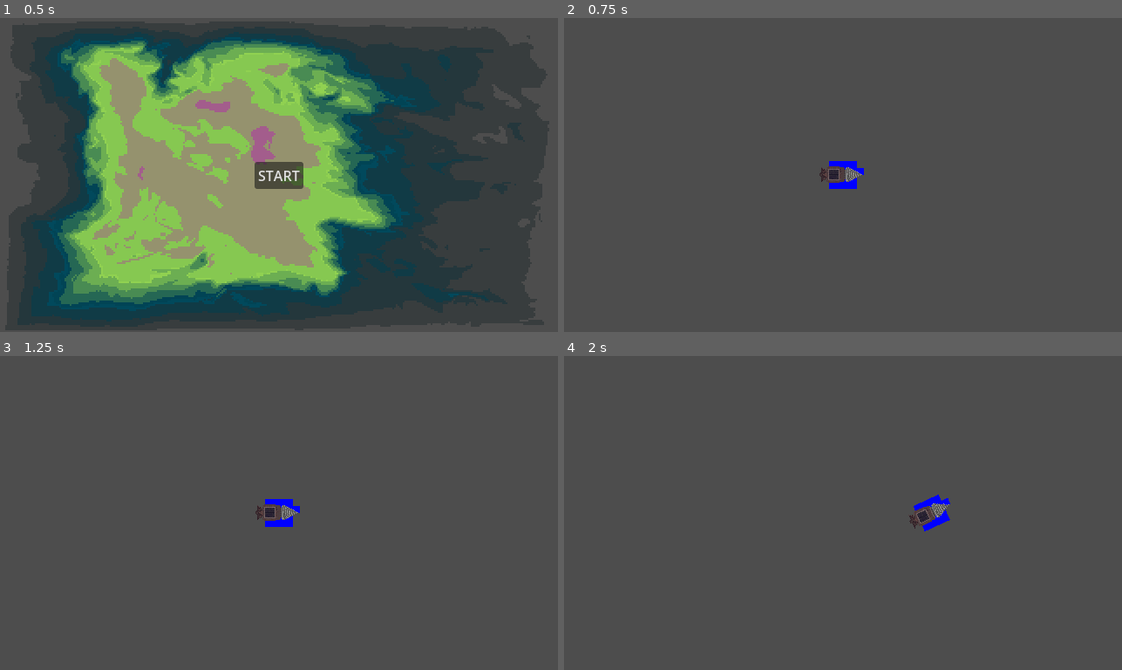
Above: before the commit, frames 1-4 (two rows, left to right).
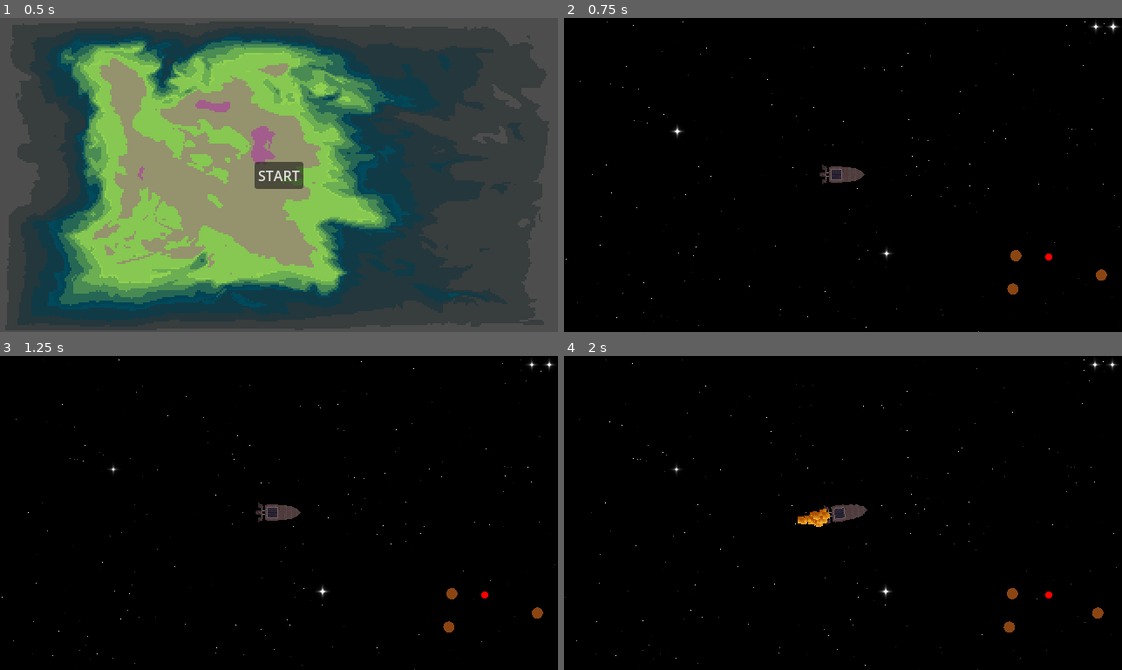
Above: after the commit, the same moments.

Repository: liamhendricks/godot-wild-jam-93
Game: Godot game, scene res://ui/StartMenu.tscn
Two runs of this game, one before a commit and one after it. Both use one fixed random seed, a clock stepped at 60 frames per second and the inputs below.
Inputs (mouse positions are in pixels of both pictures, inside the frame that each line leads up to):
- Up to frame 1 (0.5 s): no input
- Up to frame 2 (0.75 s): click "START" at 0.5 s
- Up to frame 3 (1.25 s): no input
- Up to frame 4 (2 s): move the mouse to (965, 497) at 1.27 s; hold D (right) from 1.28 s (still down); tap F (drill_transition) at 1.35 s; tap Space (drilling) at 1.55 s

Frame 1 is identical in both runs. In frame 2, 100% of the frame differs, in the area x 0-100%, y 0-100%; in frame 3, 100%; in frame 4, 100%.
Error before the commit: Parse Error: Could not find type "MotherShipEye" in the current scope. (res://main.gd:7)

Commit message:
audio

Diff:
--- /dev/null
+++ b/godot-wild-jam-93/autoload/AudioManager.gd
@@ -0,0 +1,63 @@
+extends Node
+
+var audio_stream_player : AudioStreamPlayer
+var audio_stream_player2 : AudioStreamPlayer
+var audio_stream_player_ui : AudioStreamPlayer
+
+var players : Array[AudioStreamPlayer]
+
+var audio : Dictionary = {
+	"pickup1": load("res://assets/audio/pickup2.wav"),
+	"engine1": load("res://assets/audio/engine1.wav"),
+	"drill1": load("res://assets/audio/drill1.wav"),
+	"explosion1": load("res://assets/audio/explosion1.wav"),
+}
+
+func _ready() -> void:
+	audio_stream_player = AudioStreamPlayer.new()
+	audio_stream_player2 = AudioStreamPlayer.new()
+	audio_stream_player_ui = AudioStreamPlayer.new()
+	audio_stream_player_ui.volume_db = -2.0
+	add_child(audio_stream_player)
+	add_child(audio_stream_player2)
+	add_child(audio_stream_player_ui)
+	players.append(audio_stream_player_ui)
+	players.append(audio_stream_player)
+	players.append(audio_stream_player2)
+	SignalBus.resource_gathered.connect(_on_resource_gathered)
+	SignalBus.asteroid_split.connect(_on_asteroid_split)
+
+func play_audio(key : String, i : int = 0) -> void:
+	if key not in audio || i >= len(players):
+		return
+
+	var stream = audio[key]
+	var player := players[i]
+	if player.stream == stream:
+		if !player.is_playing():
+			player.play()
+		return
+
+	player.stream = stream
+	player.play()
+
+func stop_audio(key : String, i : int = 0) -> void:
+	if key not in audio || i >= len(players):
+		return
+
+	var stream = audio[key]
+	var player := players[i]
+	if player.stream != stream:
+		return
+
+	player.stop()
+
+func _on_resource_gathered(_data : ResourceData) -> void:
+	audio_stream_player_ui.stop()
+	audio_stream_player_ui.stream = audio["pickup1"]
+	audio_stream_player_ui.play()
+
+func _on_asteroid_split(_at : Vector2) -> void:
+	audio_stream_player_ui.stop()
+	audio_stream_player_ui.stream = audio["explosion1"]
+	audio_stream_player_ui.play()
--- a/godot-wild-jam-93/autoload/GameManager.gd
+++ b/godot-wild-jam-93/autoload/GameManager.gd
@@ -1,6 +1,6 @@
 extends Node
 
-
+enum RESOURCE_TYPES {ORE}
 
 var rng : RandomNumberGenerator
 
--- a/godot-wild-jam-93/autoload/LogManager.gd
+++ b/godot-wild-jam-93/autoload/LogManager.gd
@@ -2,6 +2,7 @@
 
 func _ready() -> void:
 	SignalBus.state_transition.connect(_signal_log.bind(SignalBus.state_transition.get_name()))
+	SignalBus.resource_gathered.connect(_signal_log.bind(SignalBus.resource_gathered.get_name()))
 
 func _signal_log(...args) -> void:
 	if len(args) == 0:
--- a/godot-wild-jam-93/autoload/SignalBus.gd
+++ b/godot-wild-jam-93/autoload/SignalBus.gd
@@ -4,3 +4,5 @@
 signal drill_stopped()
 signal state_transition(from: State, to: State)
 signal asteroid_split(at: Vector2)
+signal bounty_delivered(data: ResourceData)
+signal resource_gathered(data: ResourceData);
--- a/godot-wild-jam-93/components/MovementComponent.gd
+++ b/godot-wild-jam-93/components/MovementComponent.gd
@@ -18,9 +18,12 @@
 
 	if dir == Vector2.ZERO:
 		body_to_move.velocity = body_to_move.velocity.move_toward(Vector2.ZERO, delta * drag)
+		AudioManager.stop_audio("engine1", 1)
 	else:
 		body_to_move.velocity = body_to_move.velocity.move_toward(velocity, delta * acceleration)
+		AudioManager.play_audio("engine1", 1)
 
+	print(body_to_move.velocity)
 	body_to_move.move_and_slide()
 
 func _process(_delta: float) -> void:
--- a/godot-wild-jam-93/components/state/Burst.gd
+++ b/godot-wild-jam-93/components/state/Burst.gd
@@ -2,8 +2,8 @@
 class_name BurstState
 
 @export var burst_accel_multiplier : float = 4.0
-@export var burst_time : float = 2.0
-@export var area_threshold : float = 1500.0
+@export var burst_time : float = 0.5
+@export var area_threshold : float = 1800.0
 
 var asteroid_scene : PackedScene = load("res://entities/Asteroid.tscn")
 var ore_scene : PackedScene = load("res://entities/Ore.tscn")
@@ -15,6 +15,8 @@
 	pass
 
 func enter(data : Dictionary = {}) -> void:
+	player.animation.stop()
+	player.animation.play("hull_transition")
 	player.movement_component.acceleration *= burst_accel_multiplier
 	if "asteroid" not in data:
 		machine.transition("fly")
--- a/godot-wild-jam-93/components/state/Drill.gd
+++ b/godot-wild-jam-93/components/state/Drill.gd
@@ -31,6 +31,12 @@
 		machine.transition("burst", {"asteroid": asteroid})
 		return
 
+	if player.animation.is_playing():
+		return
+
+	if player.animation.animation != "drill_mode":
+		player.animation.play("drill_mode")
+
 func physics_process(_delta : float) -> void:
 	if !player.raycast.is_colliding():
 		machine.transition("fly")
@@ -41,6 +47,10 @@
 		enter()
 
 func enter(_data : Dictionary = {}) -> void:
+	AudioManager.play_audio("drill1", 2)
+
+	player.animation.stop()
+	player.animation.play("drill_transition")
 	_set_asteroid()
 	var velocity := player.raycast.target_position.normalized() * INITIAL_VELOCITY_MODIFIER
 	player.velocity = velocity
@@ -52,6 +62,7 @@
 	player.movement_component.drag = drill_drag
 
 func exit() -> void:
+	AudioManager.stop_audio("drill1", 2)
 	asteroid = null
 	drill_particles.particles.emitting = false
 	player.movement_component.speed = speed_tmp
--- a/godot-wild-jam-93/components/state/Fly.gd
+++ b/godot-wild-jam-93/components/state/Fly.gd
@@ -10,7 +10,9 @@
 		return
 
 func enter(_data : Dictionary = {}) -> void:
-	pass
+	if player.animation.animation == "drilling" || player.animation.animation == "drill_transition":
+		player.animation.stop()
+		player.animation.play("hull_transition")
 
 func exit() -> void:
 	pass
--- a/godot-wild-jam-93/data/ResourceData.gd
+++ b/godot-wild-jam-93/data/ResourceData.gd
@@ -1,8 +1,6 @@
 extends Resource
 class_name ResourceData
 
-enum RESOURCE_TYPES {ORE}
-
-@export var resource_type : RESOURCE_TYPES = RESOURCE_TYPES.ORE
+@export var resource_type : GameManager.RESOURCE_TYPES = GameManager.RESOURCE_TYPES.ORE
 @export var resource_amount : int = 0
 @export var resource_level : int = 0
--- /dev/null
+++ b/godot-wild-jam-93/data/resources/ore_data.tres
@@ -0,0 +1,9 @@
+[gd_resource type="Resource" script_class="ResourceData" format=3 uid="uid://cmmars863656f"]
+
+[ext_resource type="Script" uid="uid://h6yqckn4ona" path="res://data/ResourceData.gd" id="1_880yr"]
+
+[resource]
+resource_local_to_scene = true
+script = ExtResource("1_880yr")
+resource_amount = 1
+metadata/_custom_type_script = "uid://h6yqckn4ona"
--- a/godot-wild-jam-93/effects/SpaceBackground.gd
+++ b/godot-wild-jam-93/effects/SpaceBackground.gd
@@ -1,15 +1,21 @@
 extends TextureRect
 class_name SpaceBackground
 
+@export var scroll_strength : float = 1.0
+
+var scroll_offset : Vector2
 var player : Player
 
 func init(_player : Player) -> void:
 	player = _player
 
-func _process(_delta: float) -> void:
+func _process(delta: float) -> void:
 	material.set_shader_parameter(
 		"mouse",
 		player.position * 0.0001
 	)
 
 	position = player.position - (get_viewport_rect().size * 1.5) / 2
+
+	scroll_offset += player.velocity * delta * scroll_strength
+	material.set_shader_parameter("offset", scroll_offset)
--- a/godot-wild-jam-93/effects/SpaceBackground.tscn
+++ b/godot-wild-jam-93/effects/SpaceBackground.tscn
@@ -3,45 +3,20 @@
 [ext_resource type="Shader" uid="uid://82webpe21doi" path="res://effects/space.gdshader" id="1_kn61s"]
 [ext_resource type="Script" uid="uid://b0pjlrislst84" path="res://effects/SpaceBackground.gd" id="2_a3ae4"]
 
-[sub_resource type="Gradient" id="Gradient_kn61s"]
-colors = PackedColorArray(0.8445635, 0.79123443, 7.70092e-07, 1, 1, 1, 0.89411765, 1)
-
-[sub_resource type="GradientTexture2D" id="GradientTexture2D_a3ae4"]
-gradient = SubResource("Gradient_kn61s")
-width = 16
-height = 16
-
-[sub_resource type="Gradient" id="Gradient_elcdj"]
-colors = PackedColorArray(0.44705883, 0.5647059, 0, 1, 1, 1, 0.56078434, 1)
-
-[sub_resource type="GradientTexture2D" id="GradientTexture2D_ysy7t"]
-gradient = SubResource("Gradient_elcdj")
-width = 16
-height = 16
-
 [sub_resource type="ShaderMaterial" id="ShaderMaterial_a3ae4"]
 shader = ExtResource("1_kn61s")
-shader_parameter/gradientA = SubResource("GradientTexture2D_a3ae4")
-shader_parameter/horizontalMovement = 7.450599959213379e-08
-shader_parameter/verticalMovement = 7.450599959213379e-08
-shader_parameter/frequencyStar = 0.00999999977648
-shader_parameter/sizeStar = 30.0
-shader_parameter/brightnessStar = 2.0
-shader_parameter/shineFrequencyStar = 1.0
-shader_parameter/transparencyStar = 0.0
-shader_parameter/starIterations = 2
-shader_parameter/gradientB = SubResource("GradientTexture2D_ysy7t")
-shader_parameter/frequencyBgStar = 0.99599999026407
-shader_parameter/shineFrequencyBgStar = 1.0
-shader_parameter/transparencyBgStar = 0.499999988824
-shader_parameter/colorBackground = Color(0.031699046, 0.02390131, 0.15249223, 1)
-shader_parameter/transparencyBackground = 0.0
-shader_parameter/seed = 26.0
+shader_parameter/bg_color = Color(0, 0, 0, 1)
+shader_parameter/offset = Vector2(0, 0)
+shader_parameter/bigStarSlow = 2.0
+shader_parameter/mediumStarSlow = 6.0
+shader_parameter/smallStarSlow = 8.0
+shader_parameter/smallStarAmount = 0.002
+shader_parameter/mediumStarAmount = 0.01
+shader_parameter/bigStarAmount = 0.02
 
 [sub_resource type="CanvasTexture" id="CanvasTexture_kn61s"]
 
 [node name="SpaceBackground" type="TextureRect" unique_id=1323940814]
-visible = false
 z_index = -4096
 material = SubResource("ShaderMaterial_a3ae4")
 anchors_preset = 15
@@ -52,3 +27,4 @@
 mouse_filter = 2
 texture = SubResource("CanvasTexture_kn61s")
 script = ExtResource("2_a3ae4")
+scroll_strength = 0.1
--- a/godot-wild-jam-93/effects/space.gdshader
+++ b/godot-wild-jam-93/effects/space.gdshader
@@ -1,67 +1,59 @@
 shader_type canvas_item;
 
-group_uniforms MainStars;
-//Main star adjustments: Color, movement direction, shine, brightnessStar, periodicity, size, and quantity.
-uniform sampler2D gradientA;
-uniform float horizontalMovement: hint_range(-5.0, 5.0, 0.1) = 0.1;
-uniform float verticalMovement: hint_range(-5.0, 5.0, 0.1) = 0.1;
-uniform float frequencyStar: hint_range(0.0, 1.0, 0.01) = 0.1;
-uniform float sizeStar: hint_range(10.0, 200.0, 10.0) = 100.0;
-uniform float brightnessStar: hint_range(1.0, 5.0, 1.0) = 3.0;
-uniform float shineFrequencyStar: hint_range(1.0, 20.0, 1.0) = 8.0;
-uniform float transparencyStar: hint_range(0.0, 1.0, 0.01) = 0.0;
-uniform int starIterations: hint_range(1, 10, 1) = 3;
-group_uniforms BackgroundStars;
-//Background star adjustments
-uniform sampler2D gradientB;
-uniform float frequencyBgStar: hint_range(0.950, 1.0, 0.001) = 0.996;
-uniform float shineFrequencyBgStar: hint_range(0.0, 5.0, 1.0) = 1.0;
-uniform float transparencyBgStar: hint_range(0.0, 1.0, 0.01) = 0.0;
-group_uniforms Background;
-//Background color and transparency
-uniform vec4 colorBackground: source_color = vec4(0.05, 0.04, 0.20, 1.0);
-uniform float transparencyBackground: hint_range(0.0, 1.0, 0.01) = 0.0;
-group_uniforms Noise;
-//Seeding for different noise generation, mainly to eliminate background star patterns
-uniform float seed: hint_range(0.0, 100.0, 1.0) = 0.0;
+uniform vec4 bg_color: source_color;
+uniform vec2 offset;
+uniform float bigStarSlow = 2.0;
+uniform float mediumStarSlow = 6.0;
+uniform float smallStarSlow = 8.0;
+
+uniform float smallStarAmount = 0.002;
+uniform float mediumStarAmount = 0.01;
+uniform float bigStarAmount = 0.02;
 
 float rand(vec2 st) {
-	return fract(sin(dot(st.xy, vec2(seed+12.9898,78.233))) * 43758.5453123);
+    return fract(sin(dot(st.xy, vec2(12.9898,78.233))) * 43758.5453123);
+}
+
+void fragment() {
+	vec2 normCoordBig = FRAGCOORD.xy+floor(offset/bigStarSlow);
+	vec2 normCoordMedium = FRAGCOORD.xy+floor(offset/mediumStarSlow);
+	vec2 normCoordSmall = FRAGCOORD.xy+floor(offset/smallStarSlow);
+
+	float color = 0.0;
+
+	float size = 20.0;
+	float prob = 1.0-mediumStarAmount;
+	vec2 pos = floor(1.0 / size * normCoordMedium);
+	float starValue = rand(pos);
+
+	// Draw medium Stars
+	if (starValue > prob)
+	{
+		vec2 center = size * pos + vec2(size, size) * 0.5;
+		float t = 0.9 + 0.2 * sin(TIME * 8.0 + (starValue - prob) / (1.0 - prob) * 45.0);
+		color = 1.0 - distance(normCoordMedium.xy, center) / (0.5 * size);
+		color = color * t / (abs(normCoordMedium.y - center.y)) * t / (abs(normCoordMedium.x - center.x));
 	}
 
-float remap(float prob, float starValue) {
-	return (starValue - prob)/(1.0-prob);
+	// Draw Big stars
+	size = 100.0;
+	prob = 1.0-bigStarAmount;
+	pos = floor(1.0 / size * normCoordBig);
+	starValue = rand(pos);
+
+	if (starValue > prob)
+	{
+		vec2 center = size * pos + vec2(size, size) * 0.5;
+		float t = 0.9 + 0.2 * sin(TIME * 8.0 + (starValue - prob) / (1.0 - prob) * 45.0);
+		color = 1.0 - distance(normCoordBig.xy, center) / (0.5 * size);
+		color = color * t / (abs(normCoordBig.y - center.y)) * t / (abs(normCoordBig.x - center.x));
 	}
 
-void fragment() {
-	float prob = 1.0 - frequencyStar;
-	float travelx = TIME*horizontalMovement;
-	float travely = TIME*verticalMovement;
-	float color = 0.0;
-	COLOR = vec4(colorBackground.rgb, 1.0 - transparencyBackground);
-
-	for(int i = 1; i < 1 + starIterations; i++) {
-		float size = sizeStar/float(i);
-		vec2 pos = vec2(floor((1.0 / size * FRAGCOORD.x)+travelx), floor((1.0 / size * FRAGCOORD.y)+travely));
-		float starValue = rand(pos);
-
-		if (starValue > prob)
-		{
-			vec2 center = size * pos + vec2(size, size) * 0.5;
-			float t = 0.9 + 0.2 * sin(TIME * shineFrequencyStar + (starValue - prob) / (1.0 - prob) * 45.0);
-			vec2 modifiedCoords = vec2(FRAGCOORD.x + travelx*size, FRAGCOORD.y + travely*size);
-			color = 1.0 - distance(modifiedCoords, center) / (0.5 * size);
-			color = t*t*brightnessStar/float(i) / (clamp(distance(modifiedCoords.y, center.y), 0.5, size/2.0-1.0)) / (clamp(distance(modifiedCoords.x, center.x), 0.5, size/2.0-1.0));
-			vec4 colormapA = texture(gradientA, vec2(remap(prob, starValue)));
-			COLOR += colormapA * color * (1.0 - transparencyStar);
-		}
+	// Draw Small stars
+	if (rand(normCoordSmall / 20.0) > 1.0-smallStarAmount)
+	{
+		float r = rand(normCoordSmall);
+		color = r * (0.85 * sin(TIME * (r * 5.0) + 720.0 * r) + 0.95);
 	}
-
-	if (rand(SCREEN_UV.xy / 20.0) > frequencyBgStar)
-		{
-			float r = rand(SCREEN_UV.xy);
-			color = r * (0.85 * sin(TIME * shineFrequencyBgStar * (r * 5.0) + 720.0 * r) + 0.95);
-			vec4 colormapB = texture(gradientB, vec2(r));
-			COLOR += color * colormapB * (1.0 - transparencyBgStar);
-		}
-	}
+	COLOR = vec4(vec3(color),color) + bg_color;
+}
--- a/godot-wild-jam-93/entities/MotherShip.tscn
+++ b/godot-wild-jam-93/entities/MotherShip.tscn
@@ -1,9 +1,16 @@
 [gd_scene format=3 uid="uid://dmrgm8iua12fd"]
 
 [ext_resource type="Script" uid="uid://cqfstfv1k8gh" path="res://entities/mother_ship.gd" id="1_w43xp"]
+[ext_resource type="Script" uid="uid://h6yqckn4ona" path="res://data/ResourceData.gd" id="2_w43xp"]
+
+[sub_resource type="Resource" id="Resource_fsxry"]
+script = ExtResource("2_w43xp")
+resource_amount = 12
+metadata/_custom_type_script = "uid://h6yqckn4ona"
 
 [node name="MotherShip" type="Node2D" unique_id=1851260540]
 script = ExtResource("1_w43xp")
+bounty = SubResource("Resource_fsxry")
 
 [node name="Sprite2D" type="Sprite2D" parent="." unique_id=479078289]
 z_index = -100
--- a/godot-wild-jam-93/entities/Ore.gd
+++ b/godot-wild-jam-93/entities/Ore.gd
@@ -1,4 +1,4 @@
-extends RigidBody2D
+extends Area2D
 class_name Ore
 
 @export var data : ResourceData
@@ -13,3 +13,9 @@
 
 func _on_draw() -> void:
 	draw_colored_polygon(collision_shape.polygon, Color.AQUA)
+
+func _on_body_entered(node: Node2D) -> void:
+	if "resource_collection_component" in node:
+		SignalBus.resource_gathered.emit(data)
+		node.resource_collection_component.pick_up(data)
+		queue_free()
--- a/godot-wild-jam-93/entities/Ore.tscn
+++ b/godot-wild-jam-93/entities/Ore.tscn
@@ -2,10 +2,14 @@
 
 [ext_resource type="Script" uid="uid://duqpybowitx" path="res://entities/Ore.gd" id="1_0eihh"]
 [ext_resource type="Script" uid="uid://b54wodi4jaa3h" path="res://components/PointCreateComponent.gd" id="2_8ft8t"]
+[ext_resource type="Resource" uid="uid://cmmars863656f" path="res://data/resources/ore_data.tres" id="2_ytd33"]
 
-[node name="Ore" type="RigidBody2D" unique_id=45542919]
-gravity_scale = 0.0
+[node name="Ore" type="Area2D" unique_id=961333652]
+collision_layer = 4
+collision_mask = 4
+monitorable = false
 script = ExtResource("1_0eihh")
+data = ExtResource("2_ytd33")
 size_px = 16.0
 
 [node name="CollisionPolygon2D" type="CollisionPolygon2D" parent="." unique_id=161058284]
@@ -15,3 +19,5 @@
 max_points = 12
 min_points = 8
 metadata/_custom_type_script = "uid://b54wodi4jaa3h"
+
+[connection signal="body_entered" from="." to="." method="_on_body_entered"]
--- a/godot-wild-jam-93/entities/Player.gd
+++ b/godot-wild-jam-93/entities/Player.gd
@@ -3,24 +3,22 @@
 
 @export var movement_component : MovementComponent
 @export var state_machine : StateMachine
+@export var resource_collection_component : ResourceCollectionComponent
+@export var inventory_component : InventoryComponent
+
 @onready var raycast : RayCast2D = $RayCast2D
 @onready var left_spawn : Node2D = $LeftSpawn
 @onready var right_spawn : Node2D = $RightSpawn
+@onready var animation : AnimatedSprite2D = $AnimatedSprite2D
+@onready var thrusters : GPUParticles2D = $GPUParticles2D
 
-var active_chunk : Vector2i
-var dir : Vector2 = Vector2.ZERO
+func _process(_delta: float) -> void:
+	if movement_component.dir == Vector2.ZERO:
+		thrusters.emitting = false
+	else:
+		thrusters.emitting = true
 
-func _ready() -> void:
-	self.draw.connect(_on_draw)
+	var velocity_ratio := velocity.length() / movement_component.speed
+	velocity_ratio = clamp(velocity_ratio, 0.0, 1.0)
 
-func _on_draw() -> void:
-	self.draw_rect(Rect2(position.x - 16.0, position.y - 16.0, 32.0, 32.0), Color.BLUE)
-	self.draw_rect(Rect2(position.x + 16.0, position.y - 8.0, 8.0, 8.0), Color.BLUE)
-
-func _process(delta: float) -> void:
-	if Input.is_action_just_pressed("drilling"):
-		$AnimatedSprite2D.play("drill_mode")
-	if Input.is_action_just_pressed("hull_transition"):
-		$AnimatedSprite2D.play("hull_transition")
-	if Input.is_action_just_pressed("drill_transition"):
-		$AnimatedSprite2D.play("drill_transition")
+	thrusters.amount_ratio = velocity_ratio
--- a/godot-wild-jam-93/entities/Player.tscn
+++ b/godot-wild-jam-93/entities/Player.tscn
@@ -123,10 +123,38 @@
 "speed": 5.0
 }]
 
-[node name="Player" type="CharacterBody2D" unique_id=541402811 node_paths=PackedStringArray("movement_component")]
+[sub_resource type="Gradient" id="Gradient_l1ths"]
+colors = PackedColorArray(0.6509804, 0.29411766, 0, 1, 1, 0.72156864, 0.19607843, 1)
+
+[sub_resource type="FastNoiseLite" id="FastNoiseLite_a1f57"]
+
+[sub_resource type="NoiseTexture2D" id="NoiseTexture2D_25mxy"]
+width = 8
+height = 8
+noise = SubResource("FastNoiseLite_a1f57")
+color_ramp = SubResource("Gradient_l1ths")
+
+[sub_resource type="Curve" id="Curve_l1ths"]
+_data = [Vector2(0, 1), 0.0, 0.0, 0, 0, Vector2(0.6226054, 0.9352313), 0.0, 0.0, 0, 0, Vector2(0.98850584, 0.19964415), 0.0, 0.0, 0, 0]
+point_count = 3
+
+[sub_resource type="CurveTexture" id="CurveTexture_a1f57"]
+curve = SubResource("Curve_l1ths")
+
+[sub_resource type="ParticleProcessMaterial" id="ParticleProcessMaterial_l1ths"]
+particle_flag_disable_z = true
+emission_shape = 1
+emission_sphere_radius = 8.0
+gravity = Vector3(-98, 0, 0)
+scale_curve = SubResource("CurveTexture_a1f57")
+
+[node name="Player" type="CharacterBody2D" unique_id=541402811 node_paths=PackedStringArray("movement_component", "resource_collection_component", "inventory_component")]
+collision_layer = 5
 collision_mask = 2
 script = ExtResource("1_ojs4q")
 movement_component = NodePath("MovementComponent")
+resource_collection_component = NodePath("ResourceCollectionComponent")
+inventory_component = NodePath("InventoryComponent")
 
 [node name="CollisionShape2D" type="CollisionShape2D" parent="." unique_id=1822778185]
 shape = SubResource("CircleShape2D_1bvp3")
@@ -152,10 +180,17 @@
 texture_filter = 1
 rotation = 1.5718023
 sprite_frames = SubResource("SpriteFrames_7qicf")
-animation = &"hull_transition"
 
 [node name="ResourceCollectionComponent" type="Node" parent="." unique_id=1515844901]
 script = ExtResource("4_ks8m5")
 
 [node name="InventoryComponent" type="Node" parent="." unique_id=1505962301]
 script = ExtResource("5_l1ths")
+
+[node name="GPUParticles2D" type="GPUParticles2D" parent="." unique_id=2074194369]
+position = Vector2(-28, 0)
+emitting = false
+amount = 50
+texture = SubResource("NoiseTexture2D_25mxy")
+local_coords = true
+process_material = SubResource("ParticleProcessMaterial_l1ths")
--- a/godot-wild-jam-93/entities/mother_ship.gd
+++ b/godot-wild-jam-93/entities/mother_ship.gd
@@ -1,4 +1,17 @@
 extends Node2D
+
+const bounty_level_increment : int = 1
+
+@export var bounty : ResourceData
+@export var bounty_increment_value_min : int = 5
 
 var enter_timer = 10.0
 var exit_timer = 10.0
+
+func _ready() -> void:
+	if !SignalBus.bounty_delivered.is_connected(_increment_bounty):
+		SignalBus.bounty_delivered.connect(_increment_bounty)
+
+func _increment_bounty(_data : ResourceData) -> void:
+	bounty.resource_amount += GameManager.rng.randi_range(bounty_increment_value_min, bounty_increment_value_min + bounty_increment_value_min)
+	bounty.resource_level += bounty_level_increment
--- a/godot-wild-jam-93/main.gd
+++ b/godot-wild-jam-93/main.gd
@@ -4,7 +4,6 @@
 @onready var shape_generator : ShapeGenerator = $ShapeGenerator
 @onready var player : Player = $Player
 @onready var state_machine : StateMachine = $StateMachine
-@onready var mothership_eye : MotherShipEye = $MotherShipEye
 
 @export var space_scene : PackedScene
 
@@ -28,7 +27,6 @@
 
 func _physics_process(delta: float) -> void:
 	camera.position = player.position
-	mothership_eye.look_at(player.global_position)
 
 	enter_timer = enter_timer - delta
 	exit_timer = exit_timer - delta
@@ -42,14 +40,3 @@
 		if mother_arriving != null:
 			mother_arriving.queue_free()
 			mother_arriving = null
-
-
-	background.material.set_shader_parameter(
-		"horizontalMovement",
-		player.velocity.x * 0.01
-	)
-
-	background.material.set_shader_parameter(
-		"verticalMovement",
-		player.velocity.y * 0.01
-	)
--- a/godot-wild-jam-93/main.tscn
+++ b/godot-wild-jam-93/main.tscn
@@ -47,7 +47,8 @@
 script = ExtResource("1_ig7tw")
 noise_texture = SubResource("NoiseTexture2D_7mycd")
 threshold = 0.5
-world_scale = 8.0
+max_shapes = 256
+world_scale = 16.0
 player = NodePath("../Player")
 
 [node name="Camera2D" type="Camera2D" parent="." unique_id=851280059]
--- a/godot-wild-jam-93/project.godot
+++ b/godot-wild-jam-93/project.godot
@@ -22,6 +22,7 @@
 SignalBus="*uid://bu84tfgl5144j"
 LogManager="*uid://dlejp4mosxvdv"
 UserInterface="*uid://clu0l3n45ydqp"
+AudioManager="*uid://dtlel7e1phnh0"
 
 [display]
 
@@ -79,6 +80,7 @@
 
 2d_physics/layer_1="player"
 2d_physics/layer_2="asteroids"
+2d_physics/layer_3="hitboxes"
 
 [physics]
 
Not shown, added: godot-wild-jam-93/assets/audio/drill1.wav.import
Not shown, added: godot-wild-jam-93/assets/audio/engine1.wav.import
Not shown, added: godot-wild-jam-93/assets/audio/explosion1.wav.import
Not shown, added: godot-wild-jam-93/assets/audio/pickup1.wav.import
Not shown, added: godot-wild-jam-93/assets/audio/pickup2.wav.import
Not shown, added: godot-wild-jam-93/autoload/AudioManager.gd.uid
Not shown, added: godot-wild-jam-93/assets/audio/drill1.wav
Not shown, added: godot-wild-jam-93/assets/audio/engine1.wav
Not shown, added: godot-wild-jam-93/assets/audio/explosion1.wav
Not shown, added: godot-wild-jam-93/assets/audio/pickup1.wav
Not shown, added: godot-wild-jam-93/assets/audio/pickup2.wav
